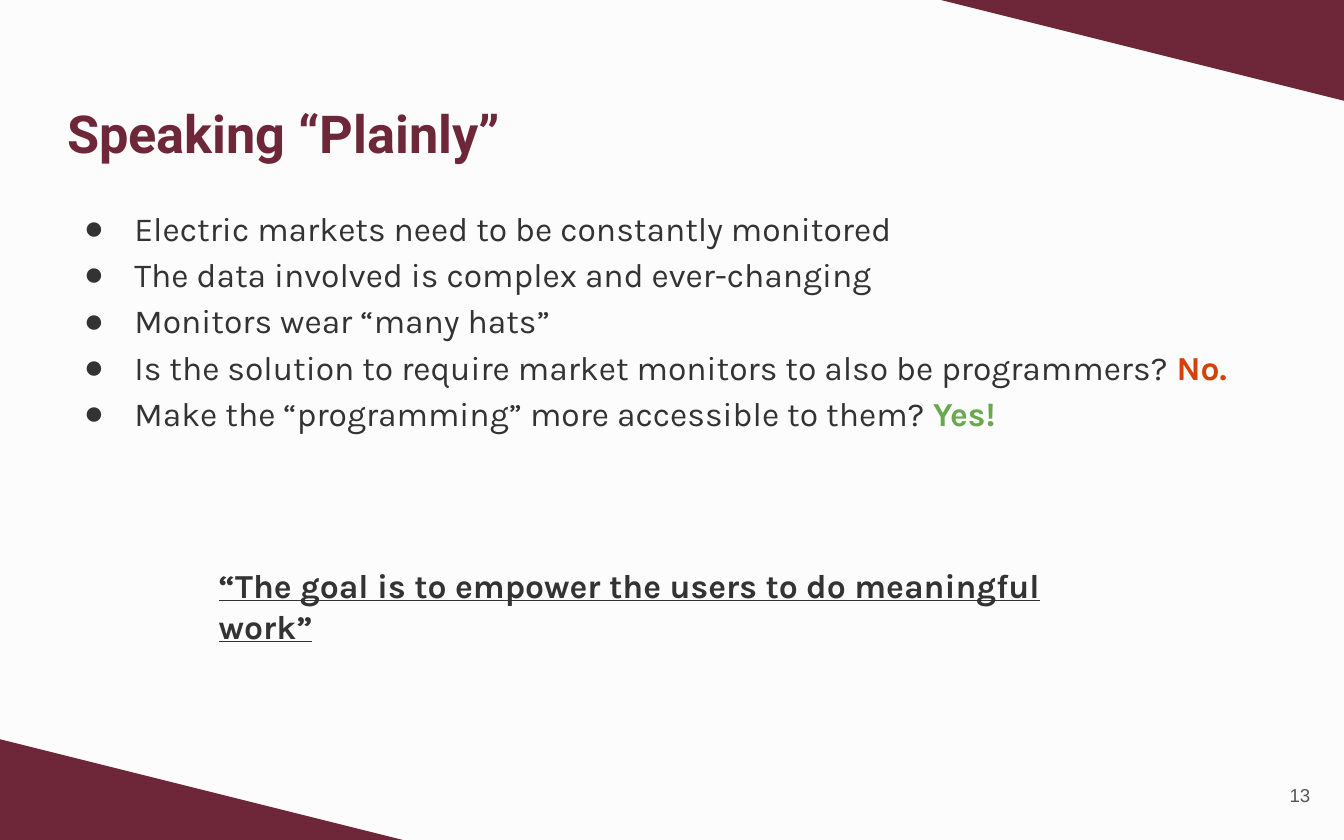
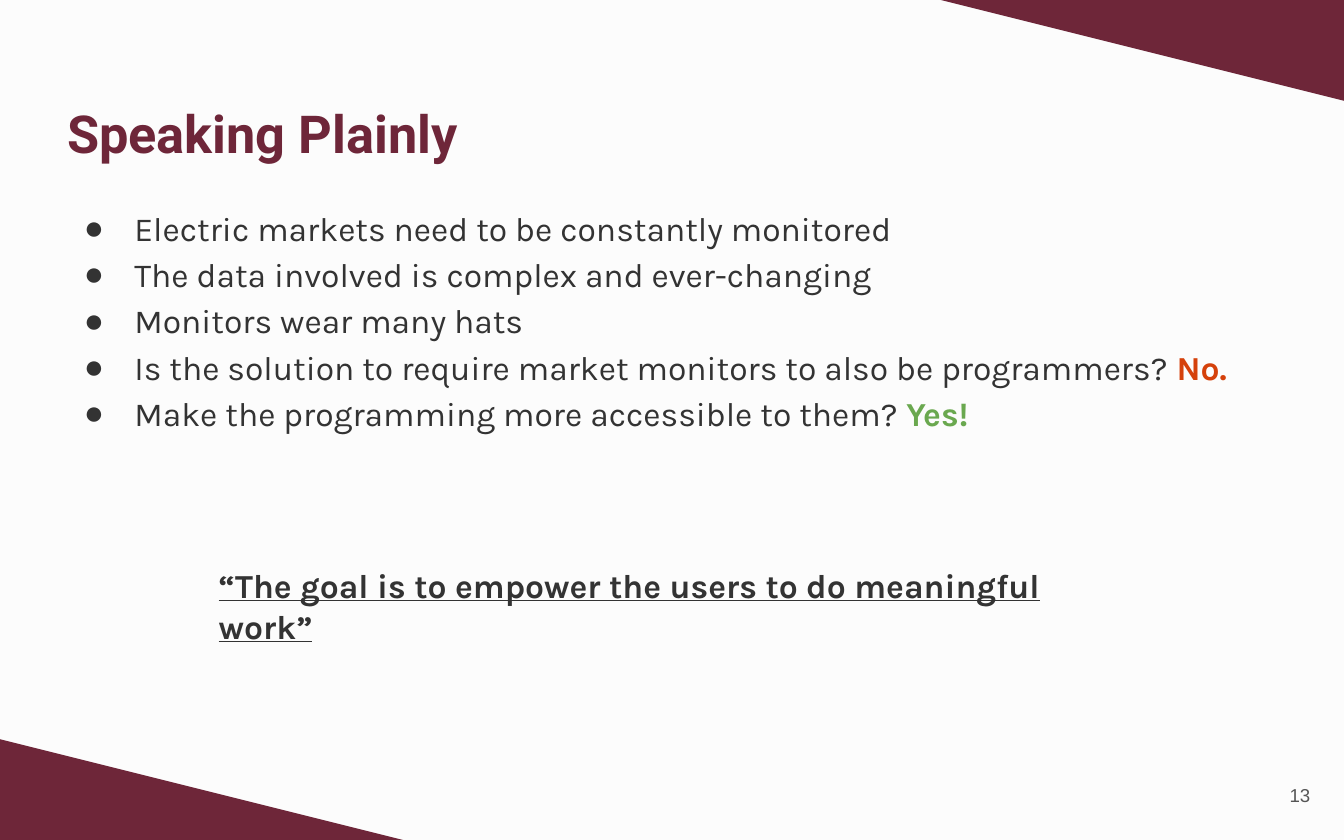
Before and after one commit to echarlesgrasby/seasug-2026-paper, a slide deck: slide 13 of conference_resources/DSL_Market_Monitoring_SEASUG_42-2026_EGrasby_SlideDeck.pptx. Drawn at 1344x840 pixels with LibreOffice and Linux fonts; fonts in the diff are those of the drawing; background and template pictures are left out. Boxes give left, top, right and bottom in pixels: in the first picture for what was removed or moved away, otherwise in the second. Text is boxed around its words. In the diff, an @@ line names an element or a change of style, - is before the commit and + after.

```diff
--- a/conference_resources/DSL_Market_Monitoring_SEASUG_42-2026_EGrasby_SlideDeck.pptx
+++ b/conference_resources/DSL_Market_Monitoring_SEASUG_42-2026_EGrasby_SlideDeck.pptx
@@ title at bbox=[67, 113, 458, 164]: text changed @@
-Speaking “Plainly”
+Speaking Plainly
@@ text at bbox=[134, 310, 523, 342]: text changed @@
-● Monitors wear “many hats”
+● Monitors wear many hats
@@ text at bbox=[134, 403, 968, 435]: text changed @@
-● Make the “programming” more accessible to them? Yes!
+● Make the programming more accessible to them? Yes!
```
Also in this commit, not shown: 6 other slides changed, 1 other file.
